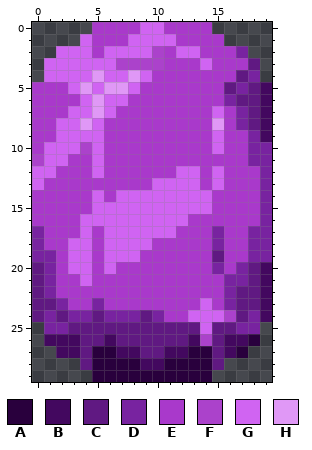
Pixel-art file, stored at Assets/Sprites/Gemstones/Oval_Medium.aseprite. Above: the version before the commit.
20x30 pixels, 1 frame.
Palette (. is transparent): A #29003d  B #43085f  C #601982  D #7823a0  E #a939cb  F #ab42cb  G #d064f2  H #e098f6
Once edited:
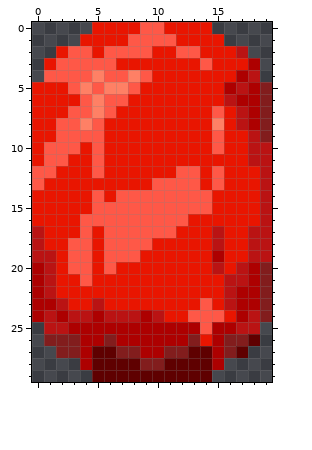
Diff:
layer "Yellow" now hidden
layer "Green" now hidden
layer "Blue" now hidden
layer "Purple" now hidden
colour A: #29003d -> #5f0000
colour B: #43085f -> #821d1d
colour C: #601982 -> #ad0000
colour D: #7823a0 -> #ba1313
colour E: #a939cb -> #e91500
colour G: #d064f2 -> #ff5847
colour H: #e098f6 -> #ff8065
y 1: x 4 G -> E
y 2: x 2 G -> E; x 10 F -> E
y 3: x 1 G -> E; x 7..10 FFFF -> EEEE
y 10: x 4 F -> E
y 11: x 0 F -> E
y 24: x 16 F -> E
y 26: x 14 F -> E
Changed places in both pictures, as pixel boxes (x1, y1, x2, y2):
changed: (32, 22, 272, 382)
